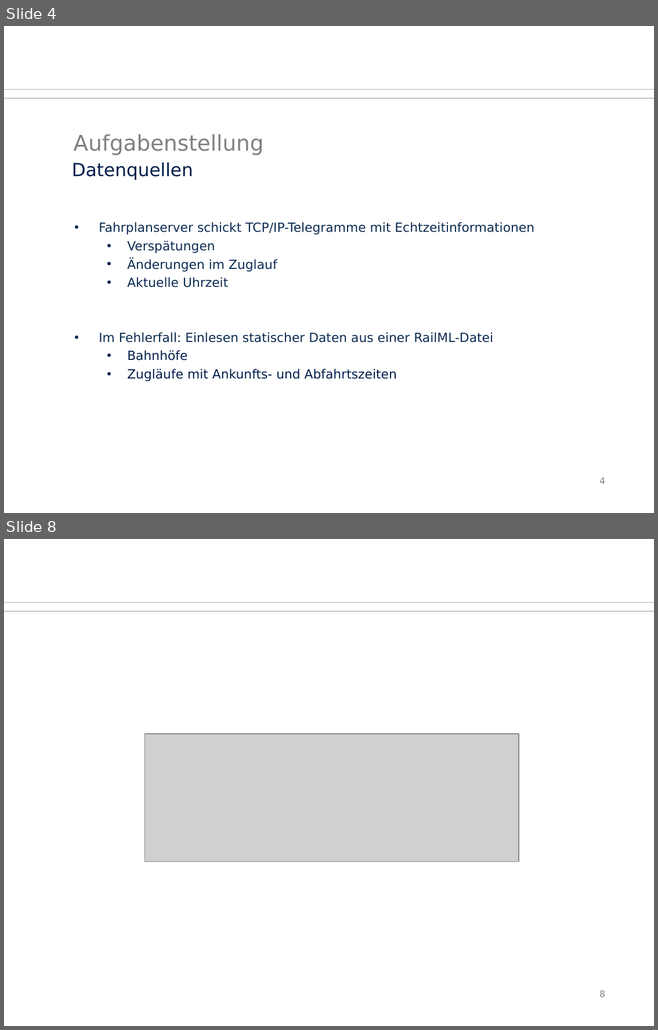
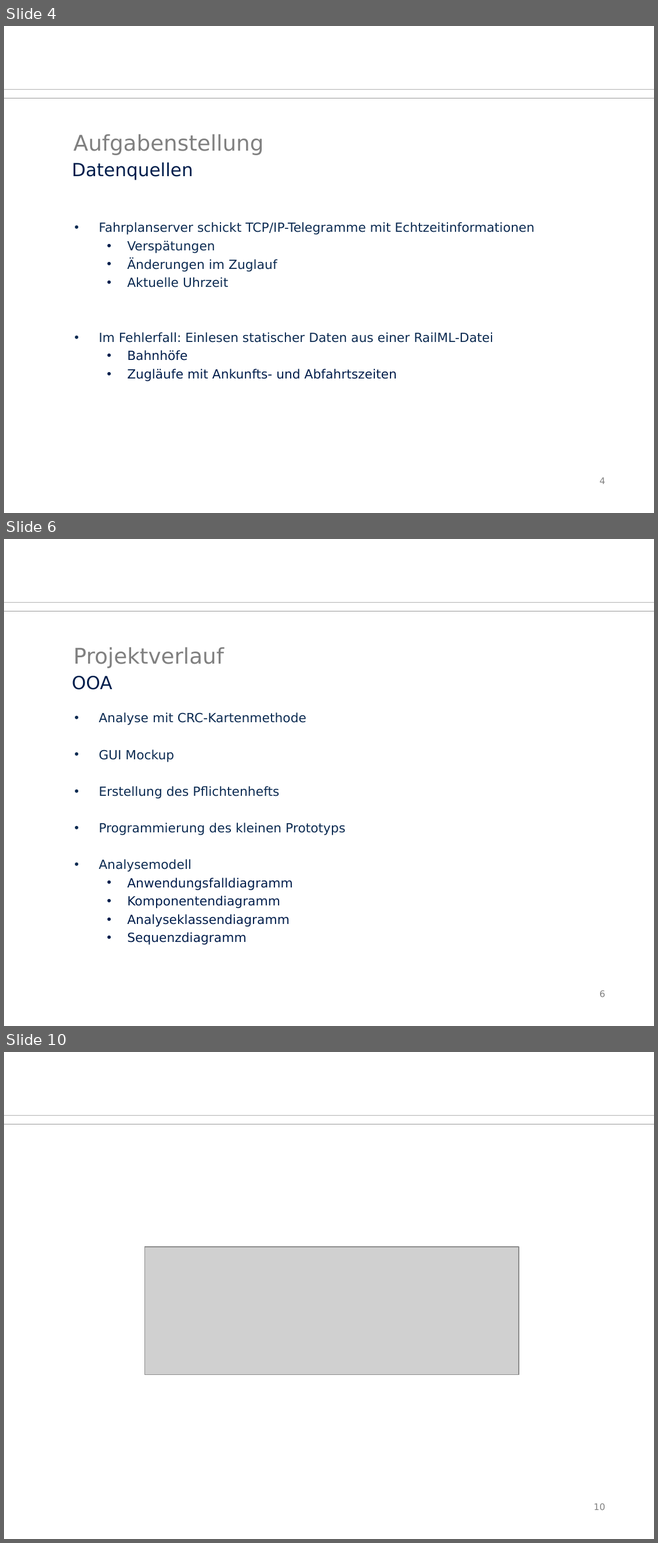
Before and after one commit to Juu98/fahrgastinformationssystem, a slide deck: organisation/zwischenpraesentation.odp. Shown one above the other, each under a label of ours: slides 4 and 8 before the commit, slides 4, 6 and 10 after it; the slides between them are not shown. The pictures are 658x1030 and 658x1543 pixels, drawn with LibreOffice and Linux fonts; fonts in the diff are those of the drawing; grey boxes stand for pictures; background and template pictures are left out. Boxes give left, top, right and bottom in pixels: in the first picture for what was removed or moved away, otherwise in the second. Text is boxed around its words. In the diff, an @@ line names an element or a change of style, - is before the commit and + after.

```diff
--- a/organisation/zwischenpraesentation.odp
+++ b/organisation/zwischenpraesentation.odp
@@ slide 6 added at box(4, 539, 654, 1026), background #FFFFFF; not listed: 2 template elements that a slide beside it also shows @@
@@ title added at box(74, 647, 224, 668), 24 pt, text #808080 @@
+Projektverlauf
@@ text added at box(72, 676, 112, 690), 20 pt, text #001D4B @@
+OOA
@@ text added at box(99, 712, 345, 945), 14 pt, text #0B2A51 @@
+• Analyse mit CRC-Kartenmethode
+• GUI Mockup
+• Erstellung des Pflichtenhefts
+• Programmierung des kleinen Prototyps
+• Analysemodell
+  • Anwendungsfalldiagramm
+  • Komponentendiagramm
+  • Analyseklassendiagramm
+  • Sequenzdiagramm
@@ page number added at box(599, 990, 605, 997), 10 pt, text #808080 @@
+6
@@ what was slide 8 is now slide 10 @@
@@ page number at box(593, 1503, 605, 1510): text changed @@
-8
+10
```
Also in this commit, not shown: 4 other slides added, 3 slides removed.
